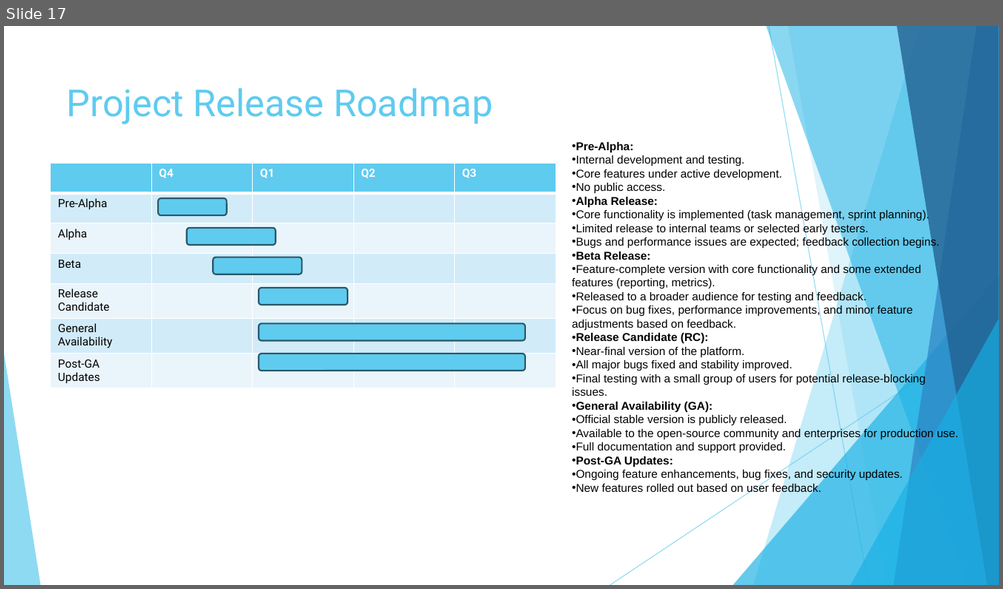
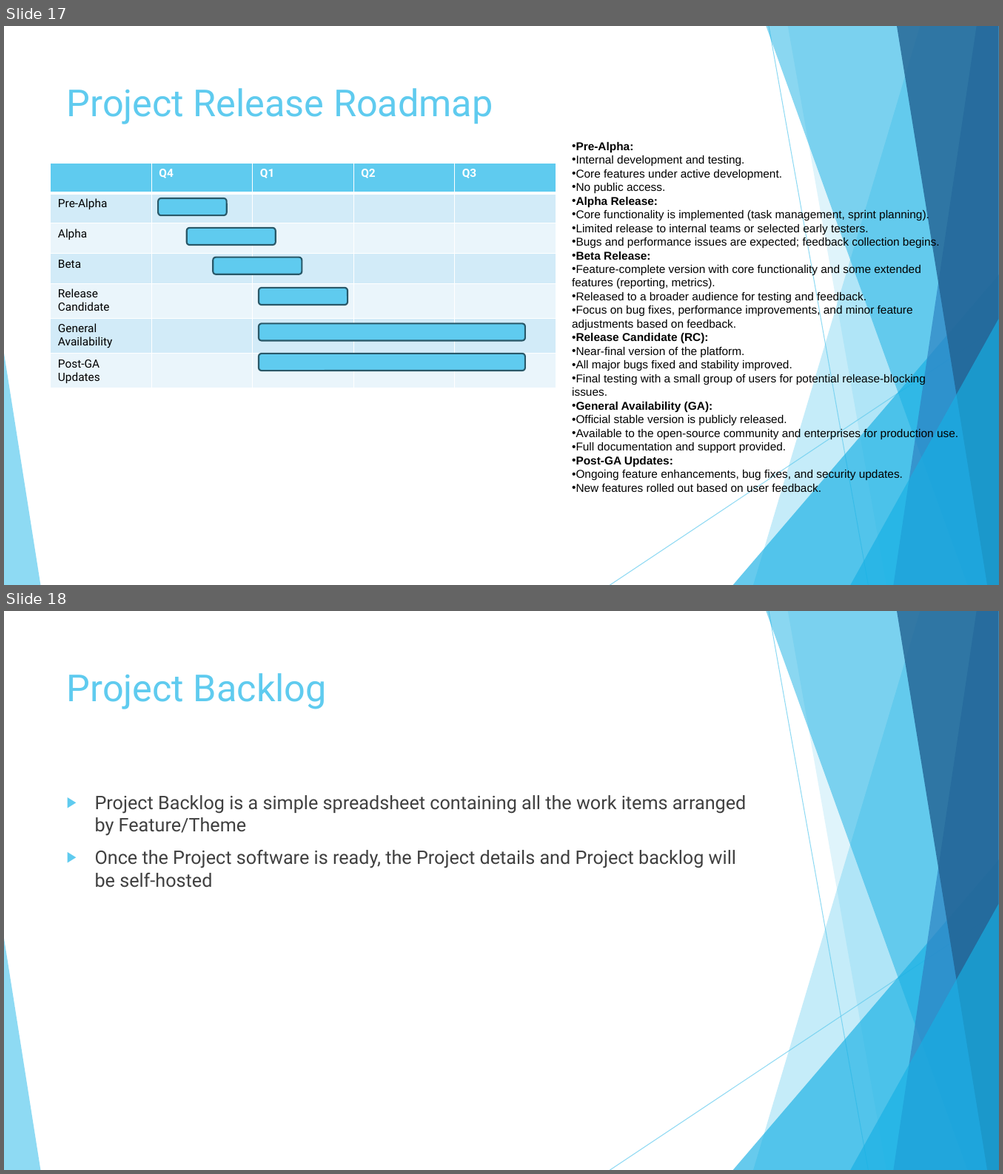
Before and after one commit to ARUNRGAGILITY/os_agileprojectmgmt, a slide deck: Documents/1.Project_Overview.pptx. Shown one above the other, each under a label of ours: slide 17 before the commit, slides 17 and 18 after it. The pictures are 1003x589 and 1003x1174 pixels, drawn with LibreOffice and Linux fonts; fonts in the diff are those of the drawing. Boxes give left, top, right and bottom in pixels: in the first picture for what was removed or moved away, otherwise in the second. Text is boxed around its words. In the diff, an @@ line names an element or a change of style, - is before the commit and + after.

Commit message:
Project Backlog

```diff
--- a/Documents/1.Project_Overview.pptx
+++ b/Documents/1.Project_Overview.pptx
@@ slide 18 added at [4,611,999,1170], background #FFFFFF; not listed: 10 template elements that a slide beside it also shows @@
@@ title added at [67,673,327,709], 36 pt, text #5FCBEF @@
+Project Backlog
@@ text added at [95,795,746,888], 18 pt, text #404040 @@
+▶ Project Backlog is a simple spreadsheet containing all the work items arranged by Feature/Theme
+▶ Once the Project software is ready, the Project details and Project backlog will be self-hosted
```
Also in this commit, not shown: 1 slide changed.
